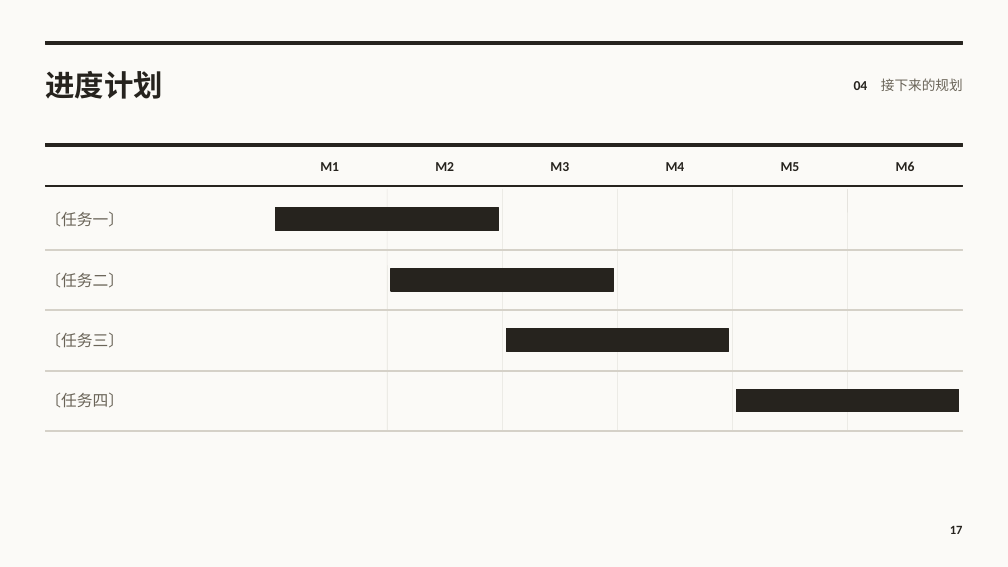
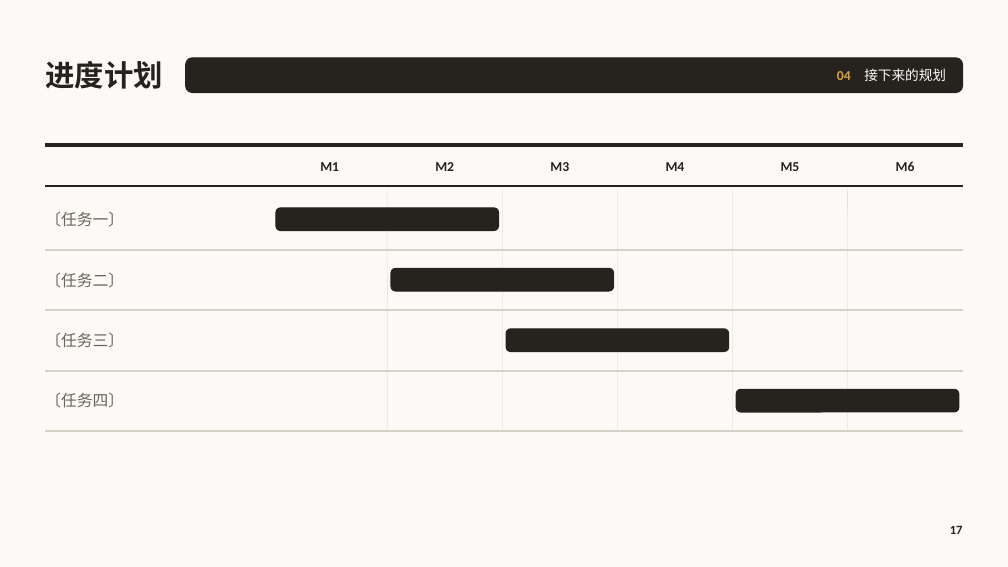
Before and after one commit to cyx3705/0000-000-Template, a slide deck: slide 17 of Unused/b-Office/项目报告.pptx. Drawn at 1008x567 pixels with LibreOffice and Linux fonts; fonts in the diff are those of the drawing; background and template pictures are left out. Boxes give left, top, right and bottom in pixels: in the first picture for what was removed or moved away, otherwise in the second. Text is boxed around its words. In the diff, an @@ line names an element or a change of style, - is before the commit and + after.

```diff
--- a/Unused/b-Office/项目报告.pptx
+++ b/Unused/b-Office/项目报告.pptx
@@ text "进度计划": place and size @@
-text "进度计划" at (45,71,162,99)
+text "进度计划" at (45,61,162,89)
@@ rectangle removed at (45,42,963,45) @@
@@ text "04 接下来的规划": place and size @@
-text "04 接下来的规划" at (854,78,963,91)
+text "04 接下来的规划" at (837,68,946,81)
@@ text "04 接下来的规划" at (837,68,946,81): text colour #26231E to #D9A441 in "04"; text colour #6A6458 to #FBFAF7 in "接下来的规划" @@
@@ rounded rectangle added at (186,58,963,93), fill #26231E, outline #26231E 1 pt @@
@@ rectangle to rounded rectangle in 3 elements at (276,208,498,231), (391,268,613,291), (506,329,728,352) @@
```
Also in this commit, not shown: 16 other slides changed, 2 other files.
